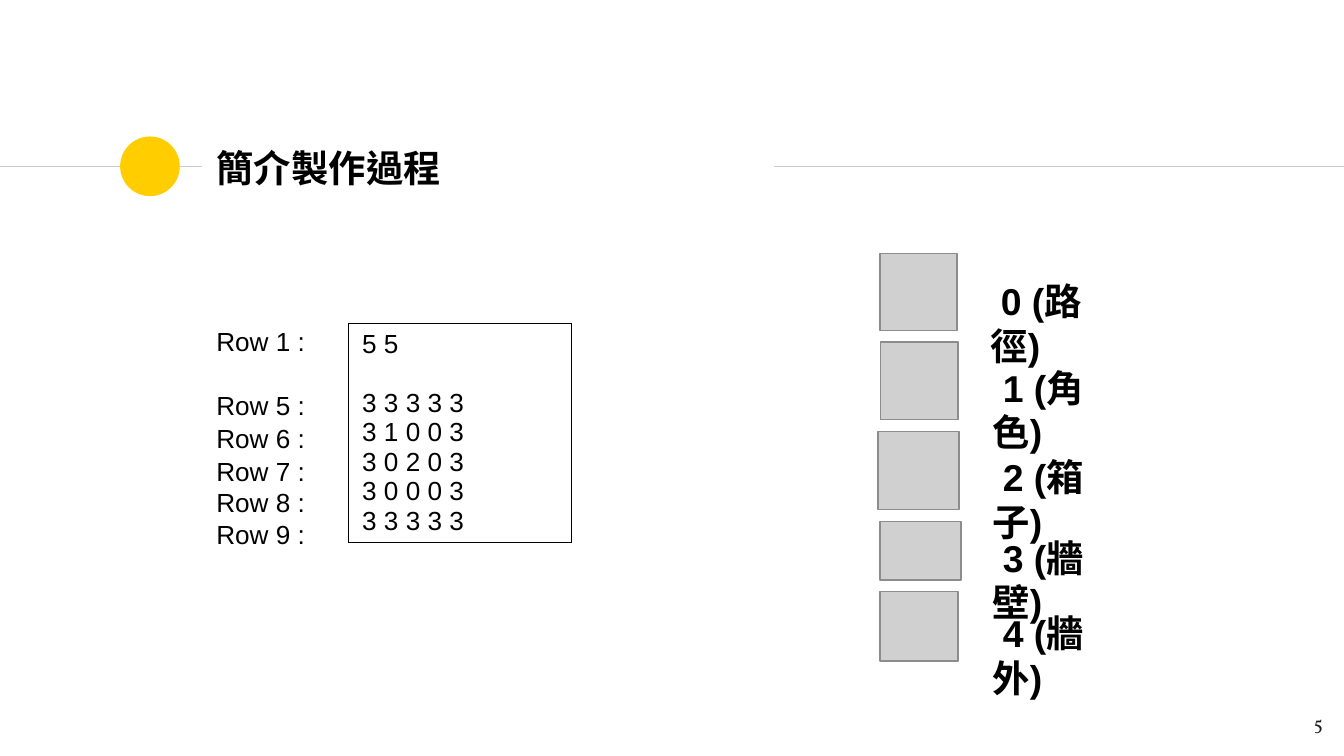
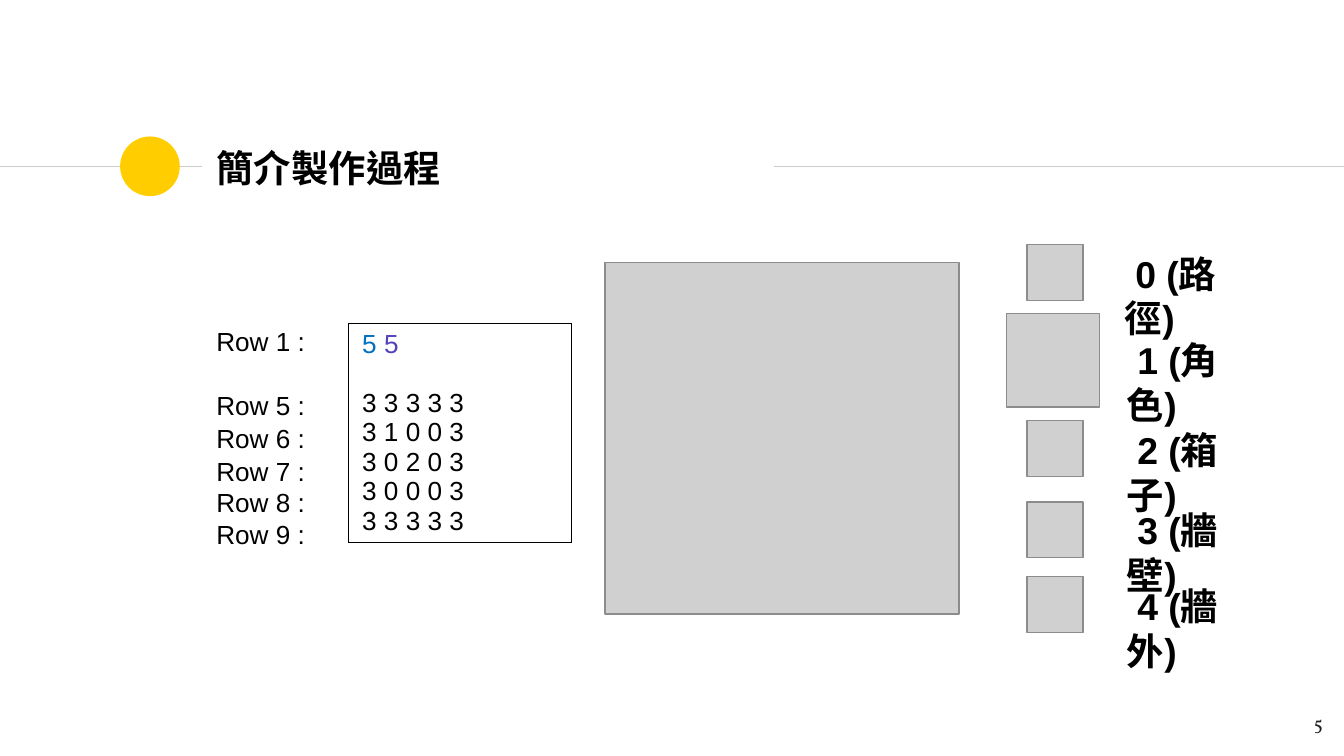
Before and after one commit to Banana-Huang/AI_Course_Team1_2018, a slide deck: slide 5 of Project/Team_1_project_proposal.pptx. Drawn at 1344x756 pixels with LibreOffice and Linux fonts; fonts in the diff are those of the drawing; grey boxes stand for pictures. Boxes give left, top, right and bottom in pixels: in the first picture for what was removed or moved away, otherwise in the second. Text is boxed around its words. In the diff, an @@ line names an element or a change of style, - is before the commit and + after.

Commit message:
2018.12.17
修改處:
PPT :
1. 動機修改
2. 增加討論過程及原因(未完成)

簡報 :
未同步PPT

圖片 :
AI檔、一些PPT用PNG檔

```diff
--- a/Project/Team_1_project_proposal.pptx
+++ b/Project/Team_1_project_proposal.pptx
@@ picture added at (x1=605, y1=262, x2=960, y2=613) @@
@@ group added at (x1=1007, y1=245, x2=1099, y2=633): 5 pictures @@
@@ table at (x1=348, y1=324, x2=571, y2=556) @@
@@ text colour #000000 to #0070C0, text colour #000000 to #5243BB in "5" @@
@@ text "1 (角色)" moved from (x1=992, y1=372, x2=1084, y2=454) to (x1=1127, y1=345, x2=1218, y2=427) @@
@@ group removed at (x1=878, y1=254, x2=961, y2=661): 5 pictures @@
@@ 3 texts moved together from (x1=990, y1=286, x2=1084, y2=700) to (x1=1125, y1=258, x2=1218, y2=673) @@
@@ text "3 (牆壁)" moved from (x1=992, y1=542, x2=1084, y2=627) to (x1=1127, y1=515, x2=1218, y2=599) @@
```
Also in this commit, not shown: 6 other slides changed, 5 slides added, 1 slide removed, 7 other files.
